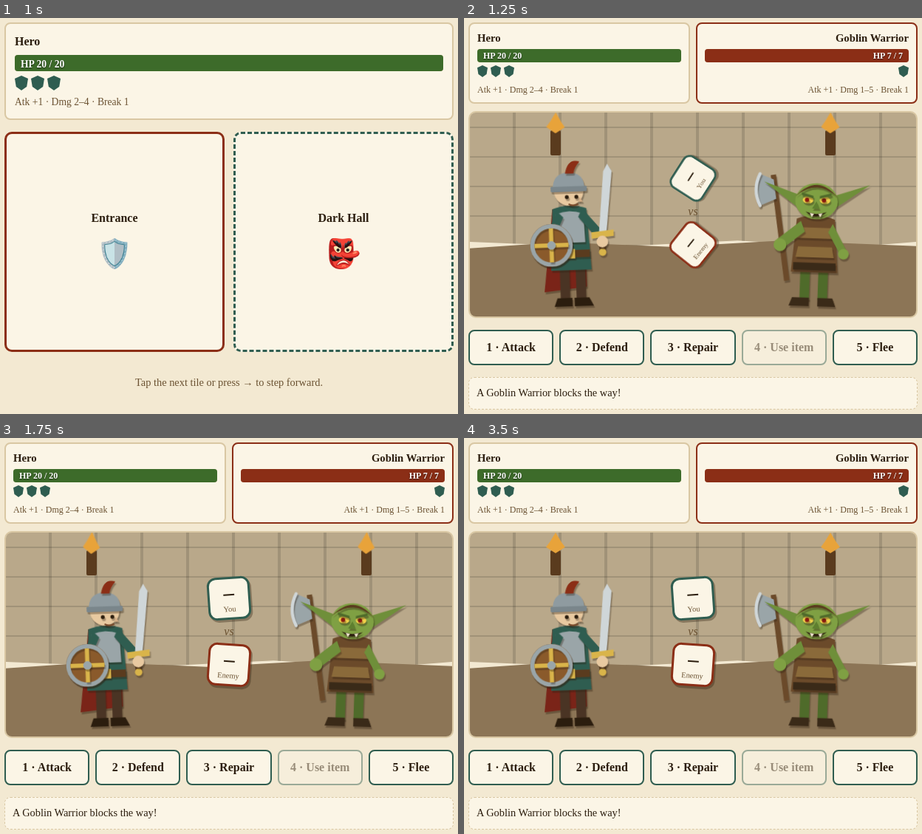
Above: before the commit, frames 1-4 (two rows, left to right).
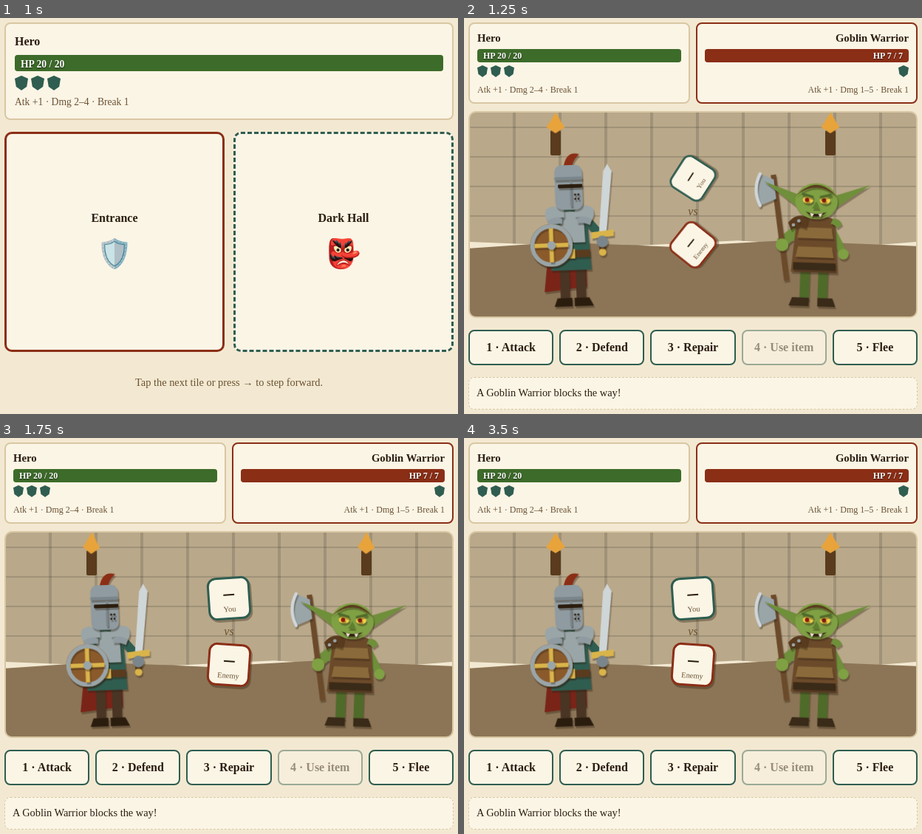
Above: after the commit, the same moments.

Repository: Wut-Lab/Dungeon-10
Game: browser game, page index.html
Two runs of this game, one before a commit and one after it. Both use one fixed random seed, a clock stepped at 60 frames per second and the inputs below.
Inputs:
- Up to frame 1 (1 s): click "Tap to begin your quest" at 0.27 s
- Up to frame 2 (1.25 s): hold Right from 1.03 s (still down)
- Up to frame 3 (1.75 s): release Right at 1.53 s; hold Right from 1.58 s (still down)
- Up to frame 4 (3.5 s): release Right at 2.25 s; hold Right 2.3-2.8 s; hold Right from 2.85 s (still down)

Frame 1 is identical in both runs. In frame 2, 1.3% of the frame differs, in the area x 17-83%, y 34-60%; in frame 3, 1.3%; in frame 4, 1.3%.

Commit message:
Knight gets a full great helm, pauldrons and gauntlet; goblin arms sit under the vest
Knight: face-covering helm with visor slit, breathing holes and plume;
layered steel pauldrons cap both shoulders so the arms start under them.
Goblin: arms tucked under the vest edge, studded leather shoulder pad on
the axe arm, rounded shoulder on the other, hand centered on the haft.

Co-Authored-By: Claude Opus 5.5 <noreply@anthropic.com>
Claude-Session: https://claude.ai/code/session_013BExePevm9JAB9t41chAoh

Diff:
--- a/art.js
+++ b/art.js
@@ -16,16 +16,19 @@
   <circle cx="88" cy="106" r="3.5" fill="#d9b44a"/>
   <path d="M85 89 L92 89 L99 30 L95 23 L91 30 Z" fill="#cfd6d8"/>
   <path d="M78 87 L99 85 L99 91 L78 93 Z" fill="#d9b44a"/>
-  <circle cx="88" cy="96" r="5.5" fill="#e8c9a0"/>
+  <circle cx="88" cy="96" r="5.5" fill="#7a868b"/>
   <path d="M46 66 L36 88 L43 91 L52 72 Z" fill="#2f5d50"/>
-  <circle cx="58" cy="47" r="14" fill="#e8c9a0"/>
-  <path d="M43 46 Q43 30 58 30 Q73 30 73 46 Z" fill="#8f9ba0"/>
-  <rect x="41" y="43" width="34" height="5" rx="1" fill="#7a868b"/>
-  <path d="M55 31 Q58 16 69 20 Q64 25 63 31 Z" fill="#8b2e16"/>
-  <circle cx="56" cy="53" r="1.8" fill="#2b1d0e"/>
-  <circle cx="65" cy="53" r="1.8" fill="#2b1d0e"/>
-  <path d="M68 53 L71 58 L67 58 Z" fill="#d4ae86"/>
-  <path d="M58 60 Q62 62 66 60" fill="none" stroke="#7a4a2a" stroke-width="1.5" stroke-linecap="round"/>
+  <path d="M53 66 Q46 58 36 64 Q33 72 39 77 Q46 72 53 72 Z" fill="#9aa5a8"/>
+  <path d="M51 73 Q44 70 37 75 L39 80 Q45 77 51 78 Z" fill="#8f9ba0"/>
+  <path d="M63 66 Q70 58 80 64 Q83 72 77 77 Q70 72 63 72 Z" fill="#9aa5a8"/>
+  <path d="M65 73 Q72 70 79 75 L77 80 Q71 77 65 78 Z" fill="#8f9ba0"/>
+  <path d="M54 24 Q57 9 69 13 Q63 18 62 24 Z" fill="#8b2e16"/>
+  <path d="M45 31 Q45 23 52 23 H64 Q71 23 71 31 V58 Q71 64 65 65 H51 Q45 64 45 58 Z" fill="#8f9ba0"/>
+  <rect x="45" y="34" width="26" height="3" fill="#7a868b"/>
+  <path d="M60 38 V62" stroke="#7a868b" stroke-width="2"/>
+  <rect x="48" y="41" width="23" height="3.5" rx="1" fill="#2b1d0e"/>
+  <circle cx="64" cy="51" r="1" fill="#2b1d0e"/><circle cx="67" cy="51" r="1" fill="#2b1d0e"/>
+  <circle cx="64" cy="55" r="1" fill="#2b1d0e"/><circle cx="67" cy="55" r="1" fill="#2b1d0e"/>
   <circle cx="40" cy="98" r="20" fill="#8a5a2b"/>
   <circle cx="40" cy="98" r="18" fill="none" stroke="#9aa5a8" stroke-width="4"/>
   <path d="M40 82 V114 M24 98 H56" stroke="#d9b44a" stroke-width="4"/>
@@ -36,16 +39,19 @@
   <rect x="49" y="118" width="9" height="32" fill="#4f6b2a"/>
   <rect x="66" y="118" width="9" height="32" fill="#4f6b2a"/>
   <path d="M42 148 h16 v8 h-19 Z M66 148 h14 l3 8 h-17 Z" fill="#3a2a18"/>
+  <path d="M76 74 L92 103 L86 107 L70 82 Z" fill="#6f8f3a"/>
+  <path d="M50 74 L26 94 L31 103 L54 84 Z" fill="#6f8f3a"/>
   <path d="M44 74 Q62 66 80 74 L84 124 L40 124 Z" fill="#6b4a2a"/>
   <path d="M47 82 H77 L79 92 H45 Z M46 100 H78 L80 110 H44 Z" fill="#8a6a3a"/>
   <rect x="42" y="115" width="40" height="7" fill="#3a2a18"/>
-  <path d="M78 78 L92 103 L86 107 L74 86 Z" fill="#6f8f3a"/>
   <circle cx="89" cy="106" r="5" fill="#7fa043"/>
   <path d="M18 34 L23 33 L39 132 L34 133 Z" fill="#6b4a2a"/>
   <path d="M21 38 L8 33 Q1 48 9 63 L24 56 Z" fill="#9aa5a8"/>
   <path d="M8 33 Q1 48 9 63" fill="none" stroke="#cfd6d8" stroke-width="3" stroke-linecap="round"/>
-  <path d="M48 76 L26 94 L31 103 L52 86 Z" fill="#6f8f3a"/>
-  <circle cx="29" cy="99" r="6" fill="#7fa043"/>
+  <circle cx="31" cy="99" r="6" fill="#7fa043"/>
+  <path d="M36 78 Q44 67 55 73 L53 83 Q45 79 39 85 Z" fill="#5a3b1e"/>
+  <circle cx="46" cy="76" r="1.6" fill="#9aa5a8"/><circle cx="41" cy="80" r="1.6" fill="#9aa5a8"/>
+  <path d="M78 73 Q84 72 87 78 L82 82 Q80 78 76 78 Z" fill="#6f8f3a"/>
   <path d="M44 51 L12 40 L44 63 Z" fill="#6f8f3a"/>
   <path d="M80 51 L112 40 L80 63 Z" fill="#6f8f3a"/>
   <ellipse cx="62" cy="57" rx="20" ry="17" fill="#7fa043"/>
